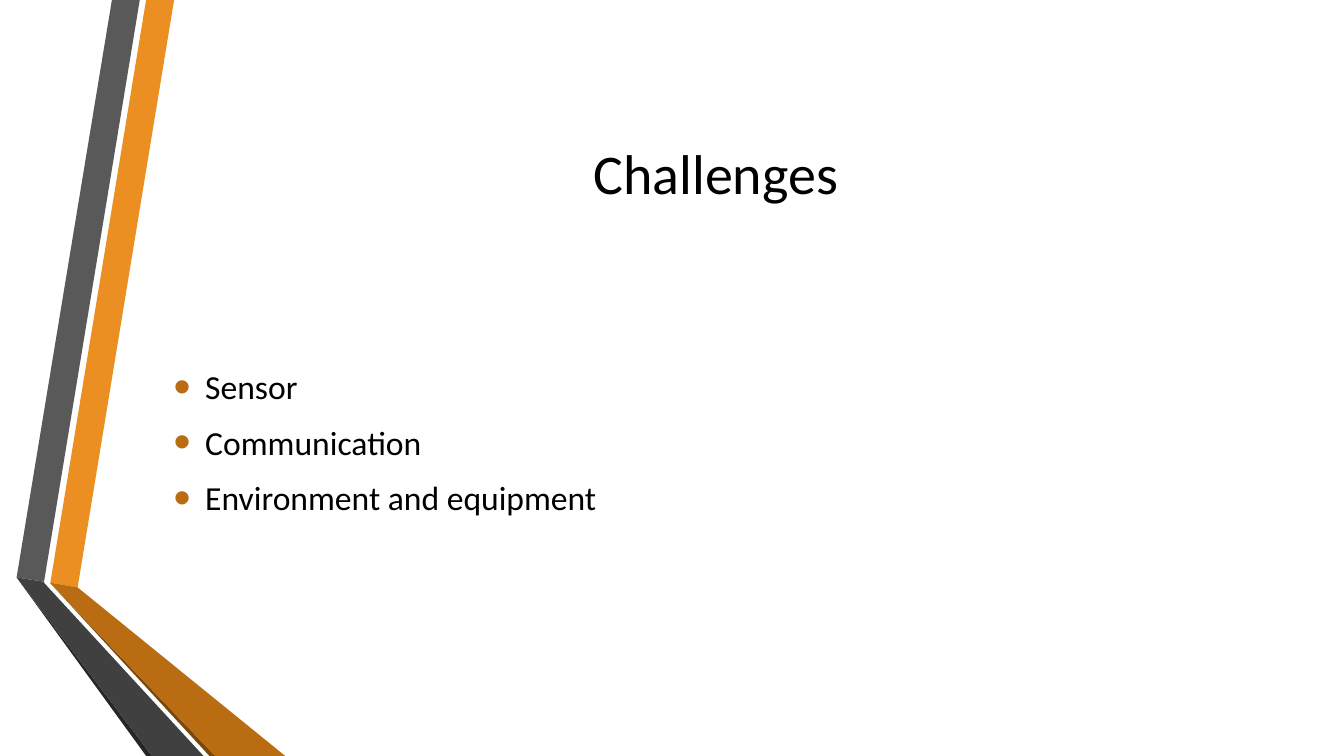
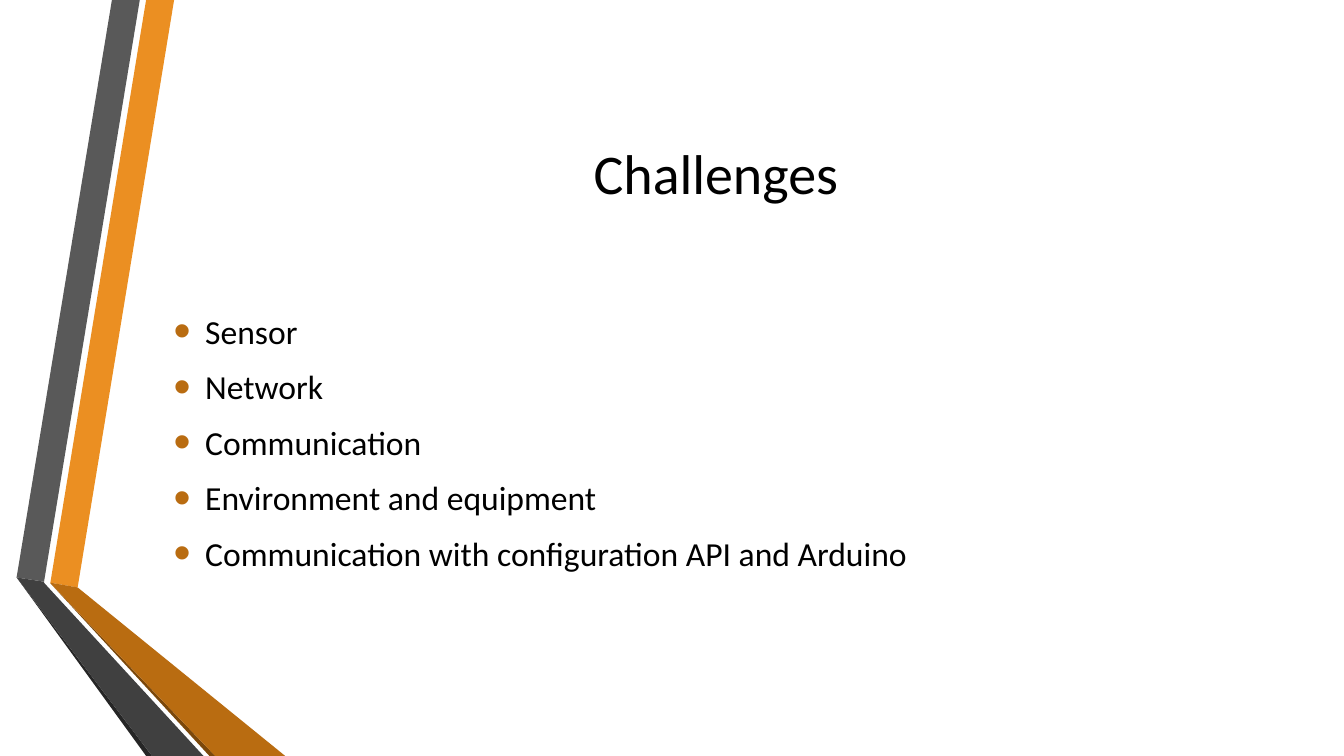
Before and after one commit to coderbunker/energy-monitor, a slide deck: slide 10 of SuperNanny.pptx (slide 8 before the commit). Drawn at 1344x756 pixels with LibreOffice and Linux fonts; fonts in the diff are those of the drawing; background and template pictures are left out. Boxes give left, top, right and bottom in pixels: in the first picture for what was removed or moved away, otherwise in the second. Text is boxed around its words. In the diff, an @@ line names an element or a change of style, - is before the commit and + after.

```diff
--- a/SuperNanny.pptx
+++ b/SuperNanny.pptx
@@ text at [205,375,323,400]: paragraph added @@
+• Network
@@ text at [205,542,907,572]: paragraph added @@
+• Communication with configuration API and Arduino
```
Also in this commit, not shown: 1 other slide changed, 2 slides added, 1 other file.
